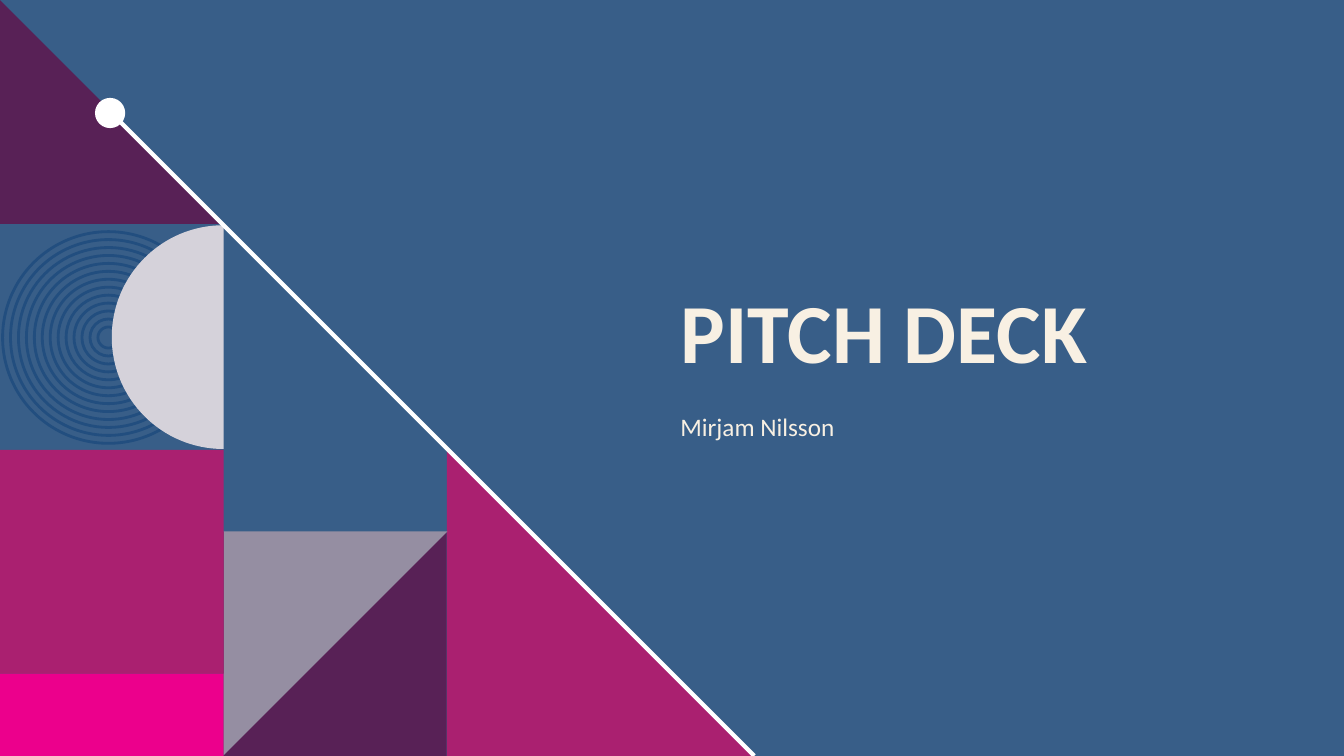
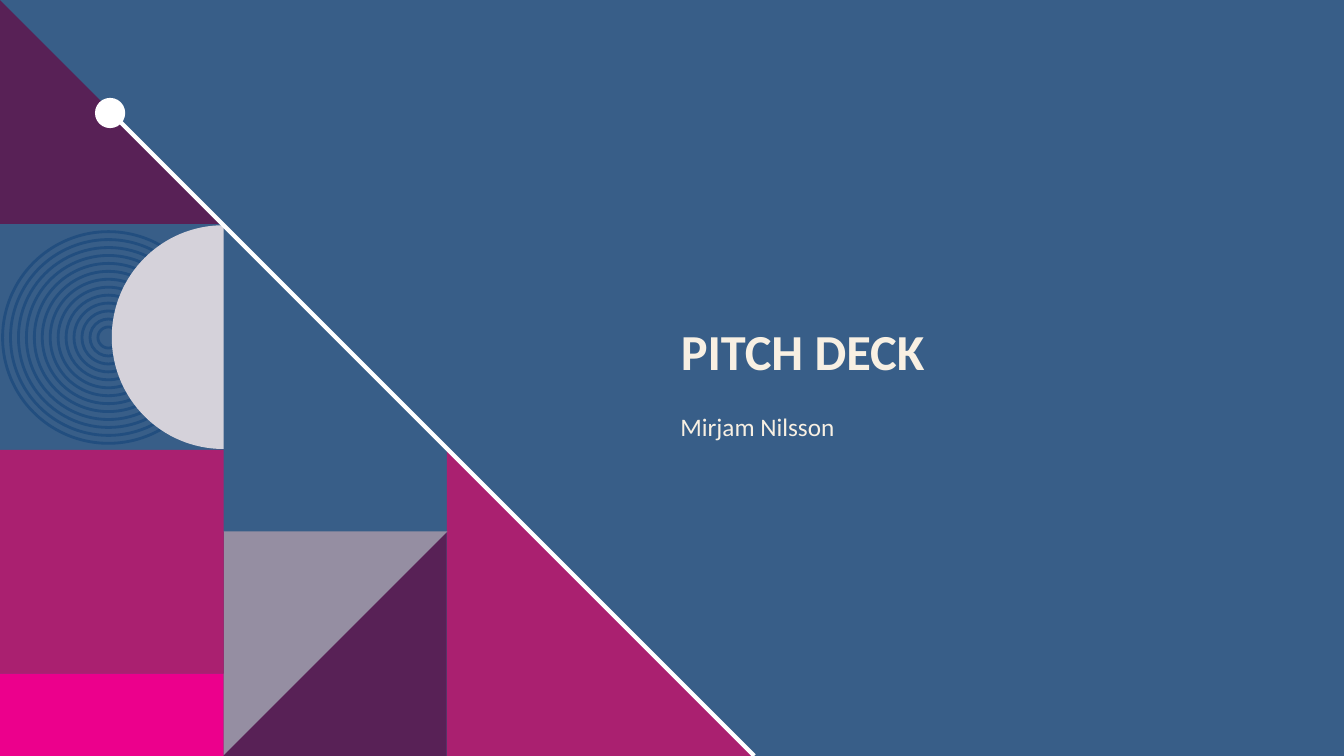
Before and after one commit to umarrasool15/Research2SlidesWebApp, a slide deck: slide 1 of src/main/resources/content/ppt-templates/design1.pptx. Drawn at 1344x756 pixels with LibreOffice and Linux fonts; fonts in the diff are those of the drawing; background and template pictures are left out. Boxes give left, top, right and bottom in pixels: in the first picture for what was removed or moved away, otherwise in the second. Text is boxed around its words. In the diff, an @@ line names an element or a change of style, - is before the commit and + after.

Commit message:
updated powerpoint templates to a smaller text size to better accomodate longer titles

```diff
--- a/src/main/resources/content/ppt-templates/design1.pptx
+++ b/src/main/resources/content/ppt-templates/design1.pptx
@@ title "PITCH DECK" at (681,337,925,371): size 60 to 36 pt @@
```
Also in this commit, not shown: 1 other slide changed, 9 other files.
